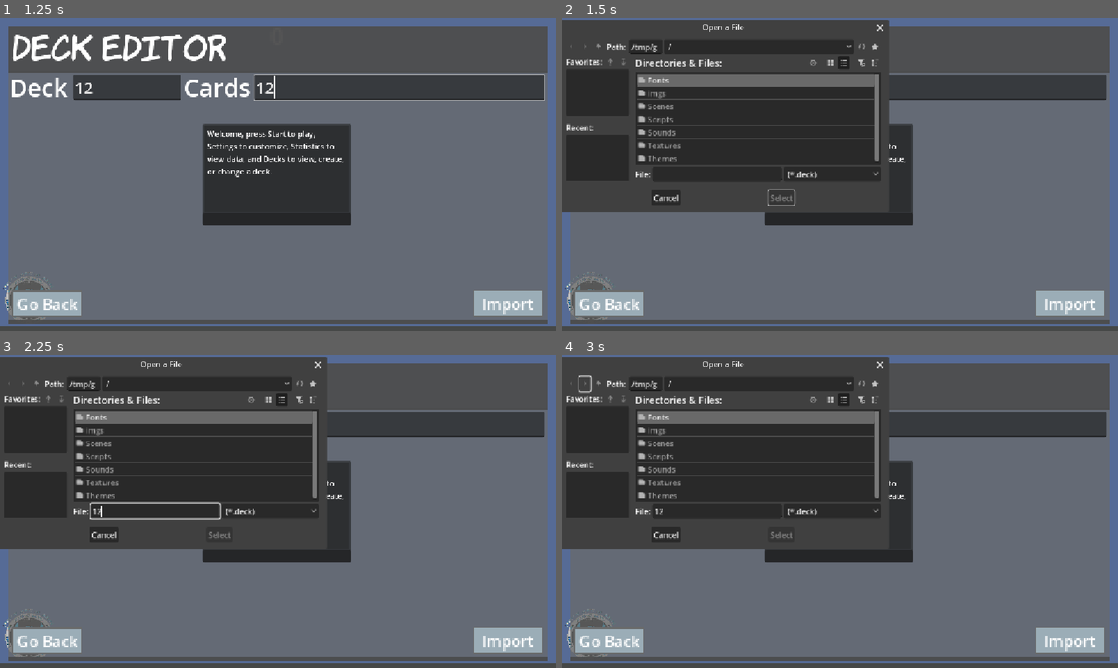
Above: before the commit, frames 1-4 (two rows, left to right).
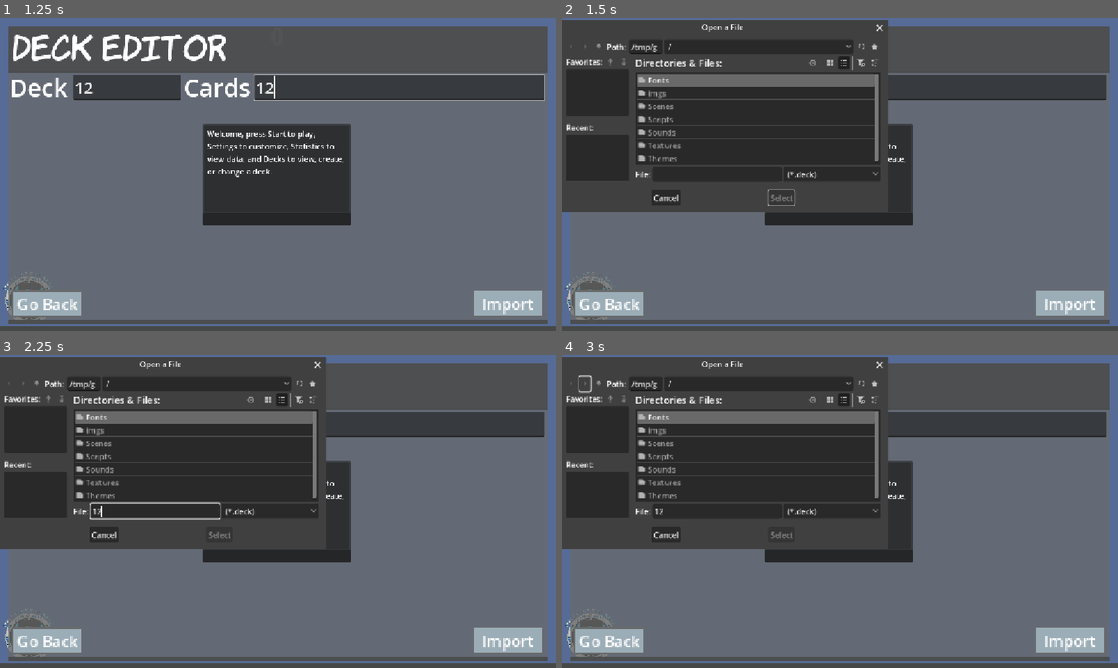
Above: after the commit, the same moments.

Repository: 255-Ping/Flashcards
Game: Godot game, scene res://Scenes/flash_card_control.tscn
Two runs of this game, one before a commit and one after it. Both use one fixed random seed, a clock stepped at 60 frames per second and the inputs below.
Inputs (mouse positions are in pixels of both pictures, inside the frame that each line leads up to):
- Up to frame 1 (1.25 s): click (127, 86) at 0.52 s; type "12" at 0.6 s; click (400, 86) at 0.75 s; type "12" at 0.83 s
- Up to frame 2 (1.5 s): click "Import" at 1.25 s
- Up to frame 3 (2.25 s): click (155, 511) at 2.02 s; type "12" at 2.1 s
- Up to frame 4 (3 s): click (584, 383) at 2.75 s

Frame 1 is identical in both runs. In frame 2, 0.4% of the frame differs, in the area x 2-59%, y 0-59%; in frame 3, 0.4%; in frame 4, 0.4%.

Commit message:
Update flashcards.gd commenting and made quit handling better

Diff:
--- a/Scripts/flash_cards.gd
+++ b/Scripts/flash_cards.gd
@@ -103,29 +103,50 @@
 #AUDIO CONTROLLER
 @onready var audio = $AudioStreamPlayer2D
 
+#------------------------------
+#READY FUNCTION
+#------------------------------
+
 func _ready() -> void:
 	print("Flash cards starting...")
 
+#Print USERDATA locations
 	print("USER DATA DIR:", OS.get_user_data_dir())
 	print("SAVE DIR:", ProjectSettings.globalize_path("user://FlashCards"))
+
+#Connecting Quit
+	get_tree().connect("about_to_quit", Callable(self, "_on_quit"))
 
 #Add RoundManager to scene
 	round_manager = RoundManager.new(self)
 	add_child(round_manager)
 	print("RoundManager Initialized")
 
+#Load password
 	var loaded = save.load_json("password.json")
+	#Set new password if no password
 	if !loaded:
+		#Create file structure
 		loaded = {
 			"password":"password"
 		}
 		save.save_json("password.json", loaded)
+	#set variable to password from file
 	admin_password = loaded["password"]
+	#Update textbox with password(obsfucated)
 	$Settings/Password.text = admin_password
 
+#Load student list
 	loaded = save.load_json("student_list.json")
 	for i in loaded.size():
 		student_list.append(loaded[str(i + 1)])
+
+#Update student list visuals
+	for s in student_list:
+		$Statistics/StudentStatistics.add_item(s)
+		$Settings/Student.add_item(s)
+	$Statistics/StudentStatistics.select(-1)
+	$Settings/Student.select(-1)
 
 #Settings Defaults
 	operator = "+"
@@ -149,17 +170,16 @@
 	Input.set_mouse_mode(Input.MOUSE_MODE_VISIBLE)
 	print("Mouse Settings Updated")
 
+#Reloads decks in deck ui
 	reload_deck_list()
 	print("Deck list reloaded")
 
-	for s in student_list:
-		$Statistics/StudentStatistics.add_item(s)
-		$Settings/Student.add_item(s)
-	$Statistics/StudentStatistics.select(-1)
-	$Settings/Student.select(-1)
-
+#Start Popup
 	create_popup("Welcome, press Start to play, Settings to customize, Statistics to view data, and Decks to view, create, or change a deck.", 10)
 
+#------------------------------
+#PROCESS FUNCTION
+#------------------------------
 
 func _process(delta: float) -> void:
 
@@ -171,14 +191,18 @@
 	if Input.is_action_just_pressed("new_flash_card") and debug_mode:
 		_reset_flash_card()
 		print("[DEBUG] New Flash Card Generated")
+	#Debug test popup
 	if Input.is_action_just_pressed("test_popup") and debug_mode:
 		create_popup("test popup")
 		print("[DEBUG] Popup Tested")
+	#Exit application
 	if Input.is_action_just_pressed("exit"):
 		close_program()
+	#Debug forcible end round
 	if Input.is_action_just_pressed("end_round") and debug_mode:
 		round_manager.force_end_round("Debug Force End")
 		print("[DEBUG] Round Force Ended")
+	#Enable mouse after round has completed
 	if Input.is_action_just_pressed("complete_round"):
 		if !admin_present:
 			admin_present = true
@@ -196,6 +220,10 @@
 	if admin_present == false:
 		warp_mouse(Vector2(700, 100))
 
+#------------------------------
+#CLOSE PROGRAM FUNCTION
+#------------------------------
+
 func close_program():
 	create_popup("Goodbye :)")
 	await get_tree().create_timer(0.5).timeout
@@ -215,6 +243,14 @@
 	save.save_json("student_list.json", students_dict)
 	print("Goodbye :)")
 	get_tree().quit()
+
+func _on_quit():
+	print("alt quit")
+	close_program()
+
+#------------------------------
+#SELECT/GENERATE NEW FLASHCARD IN GAME
+#------------------------------
 
 func _reset_flash_card():
 	print("Selecting New Flash Card")
@@ -263,6 +299,9 @@
 			print("Column negative check flagged, retrying")
 			_reset_flash_card()
 			return
+
+
+#Deck card generation
 	else:
 		if !selected_deck:
 			round_manager.force_end_round("No deck selected")
@@ -286,13 +325,17 @@
 		answer = value_1 / value_2
 	print("Flashcard Answer Calulated")
 
-#Update Visuals
+#Update Flashcard Visuals
 	print(str("Answer: ", answer))
 	equation_label.text = str(int(value_1), " ", operator, " ", int(value_2), " = ")
 	column_value_1.text = str(int(value_1))
 	column_value_2.text = str(int(value_2))
 	column_operator.text = str(operator)
 	print("Visuals Updated to Match Data")
+
+#------------------------------
+#SUBMIT ANSWER
+#------------------------------
 
 func _submit_answer():
 	print("Answer Submitted")
@@ -347,6 +390,10 @@
 	if !playing:
 		answer_box.text = ""
 
+#------------------------------
+#MAIN MENU BUTTONS
+#------------------------------
+
 #Start Round Button
 func _on_start_button_pressed() -> void:
 	round_manager.start_round()
@@ -368,6 +415,7 @@
 	statistics_menu.visible = true
 	graph.queue_redraw()
 
+#Decks button
 func _on_decks_button_pressed() -> void:
 	create_password("decks")
 
@@ -375,6 +423,7 @@
 	restart_round_menu.visible = false
 	decks_menu.visible = true
 
+#Sequence button
 func _on_sequence_button_pressed() -> void:
 	create_password("sequence")
 
@@ -382,6 +431,10 @@
 	restart_round_menu.visible = false
 	sequence_menu.visible = true
 
+
+#------------------------------
+#SETTINGS BUTTONS
+#------------------------------
 
 #Settings Go Back Button
 func _on_go_back_button_pressed() -> void:
@@ -447,9 +500,9 @@
 		$Settings/RequiredNumber.text = ""
 		$Settings/Operator.select(0)
 
-#
-#GRAPH SETTINGS AND FUNCTIONS
-#
+#------------------------------
+#LINE GRAPH BUTTONS
+#------------------------------
 #func _on_student_statistics_text_changed(new_text: String) -> void:
 #	graph_lookup = new_text
 #	_update_graph()
@@ -487,6 +540,9 @@
 func _on_show_legend_toggled(toggled_on: bool) -> void:
 	graph.set_show_legend(toggled_on)
 
+#------------------------------
+#UPDATE LINE GRAPH WITH DATA FUNCTION
+#------------------------------
 #Function to update the line graph for Statistics
 func _update_graph():
 	var loaded = save.load_json(graph_lookup + ".json")
@@ -526,9 +582,9 @@
 		graph.set_divisions(10,10)
 
 
-#
-#DECK EDITOR CONTROLS
-#
+#------------------------------
+#DECK EDITOR BUTTONS
+#------------------------------
 
 func _submit_deck():
 	if " " in editing_deck:
@@ -560,6 +616,10 @@
 
 func _on_editing_deck_text_submitted(_new_text: String) -> void:
 	_submit_deck()
+
+#------------------------------
+#RELOAD DECK VISUALS FUNCTION
+#------------------------------
 
 func reload_deck_list():
 	for child in $DeckEditor/ScrollContainer/VBoxContainer.get_children():
@@ -585,8 +645,11 @@
 
 
 
-#PopUp Creator Function
-
+#------------------------------
+#POPUP CREATOR FUNCTIONS
+#------------------------------
+
+#regular popup
 func create_popup(message: String, auto_hide_time: float = -1.0, type: String = "general"):
 	var instance = popup.instantiate()
 	instance.message = message
@@ -594,12 +657,14 @@
 	instance.type = type
 	add_child(instance)
 
+#password popup
 func create_password(menu: String):
 	var instance = password.instantiate()
 	instance.menu = menu
 	instance.connect("password_correct", Callable(self, "_on_password_correct"))
 	add_child(instance)
 
+#Password correct event/detection
 func _on_password_correct(menu: String):
 	if menu == "settings":
 		open_settings_menu()
@@ -610,6 +675,7 @@
 	if menu == "sequence":
 		open_sequence_menu()
 
+#Update password, sets password to something else in settings ui
 func _on_password_text_submitted(new_text: String) -> void:
 	if new_text == "":
 		create_popup("Password cannot be blank!", -1.0, "error")
@@ -619,10 +685,13 @@
 	admin_password = new_text
 	create_popup("Password Changed!")
 
-
+#Sets visiblity of password text
 func _on_password_vision_button_pressed() -> void:
 	$Settings/Password.secret = !$Settings/Password.secret
 
+#------------------------------
+#IMPORT NEW DECK
+#------------------------------
 
 func _on_import_dialog_file_selected(path: String) -> void:
 	var file := FileAccess.open(path, FileAccess.READ)
